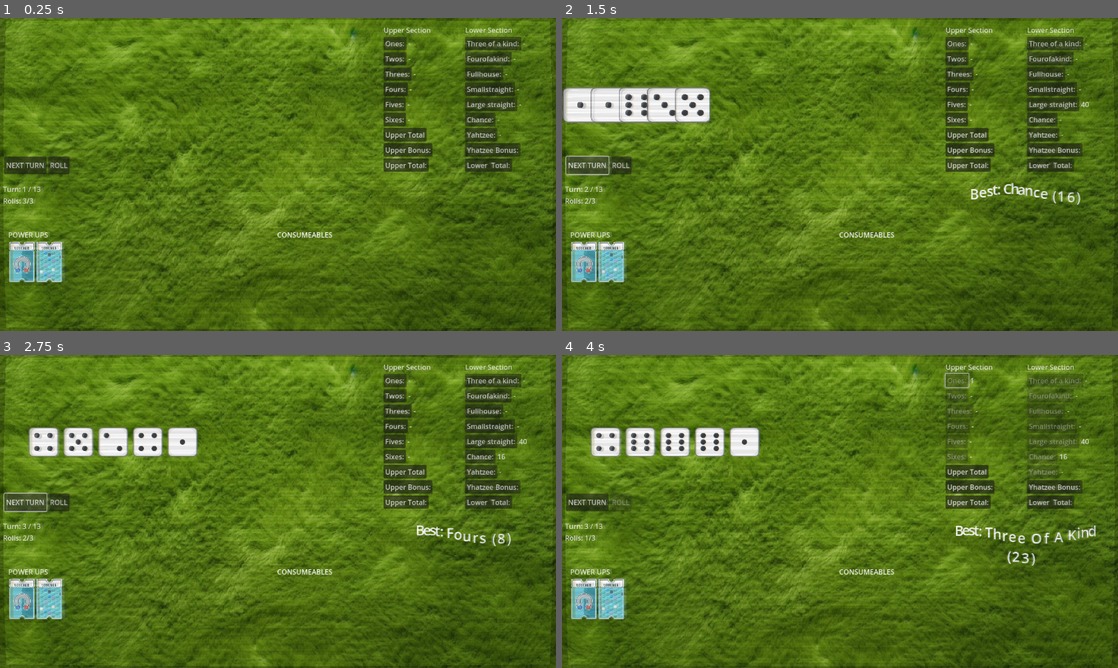
Above: before the commit, frames 1-4 (two rows, left to right).
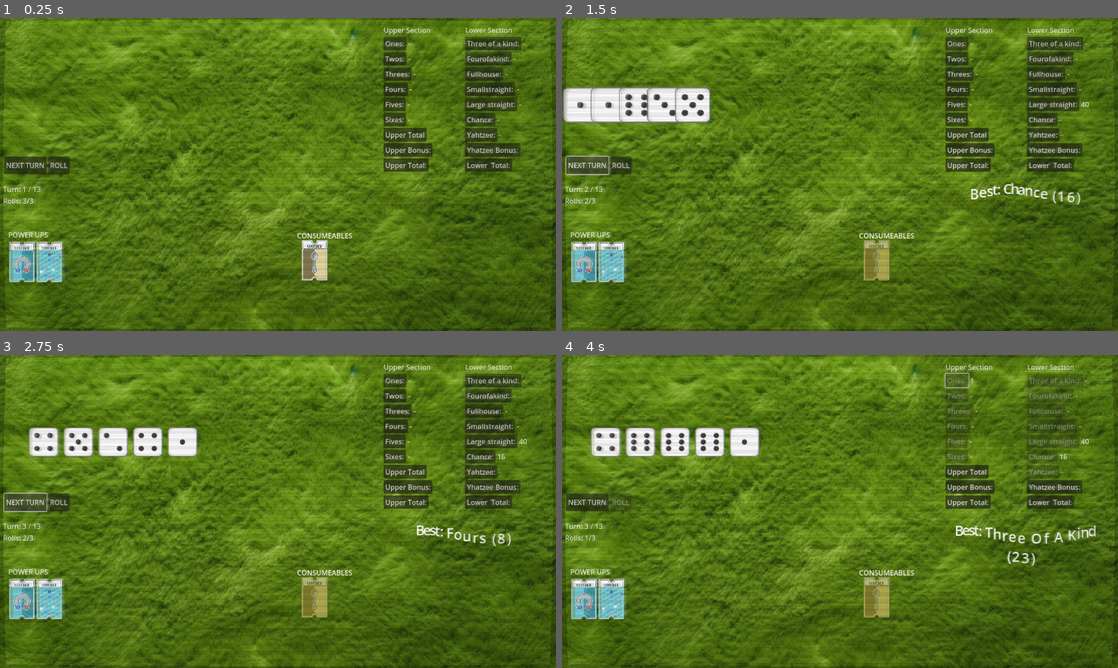
Above: after the commit, the same moments.

Repository: unclemoney/DiceRogue
Game: Godot game, scene res://Tests/PowerUpTest.tscn
Same seed, same stepped clock (60 frames per second), same inputs: the game is played once before the commit and once after it. The project has no main scene, so this scene is started directly. The engine's default icon, where the game draws it, is replaced by a stand-in: a white triangle on a blue panel in a dark square.
Inputs (mouse positions are in pixels of both pictures, inside the frame that each line leads up to):
- Up to frame 1 (0.25 s): no input
- Up to frame 2 (1.5 s): click (878, 259) at 0.52 s; click "NEXT TURN" at 1.25 s
- Up to frame 3 (2.75 s): click "NEXT TURN" at 2 s
- Up to frame 4 (4 s): click "ROLL" at 2.75 s; click "Ones:" at 3.5 s

The runs differ from the first frame. In frame 1, 0.8% of the frame differs, in the area x 49-64%, y 68-84%; in frame 2, 0.8%; in frame 3, 0.8%; in frame 4, 0.8%.

Commit message:
Add consumable system with UI and manager
Introduces a consumable system including Consumable, ConsumableData, and ScoreRerollConsumable scripts, manager, and UI components. Updates GameController to support granting and using consumables, adds related scenes and resources, and integrates consumable handling into tests. Also renames 'consumeable_ui' to 'consumable_ui' for consistency.

Diff:
--- /dev/null
+++ b/Scenes/Consumable/ConsumableIcon.tscn
@@ -0,0 +1,41 @@
+[gd_scene load_steps=4 format=3 uid="uid://b4xf8p7m3ggtb"]
+
+[ext_resource type="Shader" uid="uid://b0mmnawse84b1" path="res://Scripts/Shaders/power_up_ui_highlight.gdshader" id="1_mxrql"]
+[ext_resource type="Script" uid="uid://dpvlp2j2veoy4" path="res://Scripts/Consumable/consumable_icon.gd" id="1_pok6a"]
+
+[sub_resource type="ShaderMaterial" id="ShaderMaterial_q7kf0"]
+shader = ExtResource("1_mxrql")
+shader_parameter/glow_intensity = 0.0
+shader_parameter/glow_color = Color(1, 1, 0, 1)
+
+[node name="ConsumeableIcon" type="TextureButton"]
+material = SubResource("ShaderMaterial_q7kf0")
+anchors_preset = 15
+anchor_right = 1.0
+anchor_bottom = 1.0
+offset_right = -1239.0
+offset_bottom = -677.0
+grow_horizontal = 2
+grow_vertical = 2
+script = ExtResource("1_pok6a")
+
+[node name="LabelBg" type="PanelContainer" parent="."]
+layout_mode = 1
+anchors_preset = 8
+anchor_left = 0.5
+anchor_top = 0.5
+anchor_right = 0.5
+anchor_bottom = 0.5
+offset_left = -20.0
+offset_top = -20.0
+offset_right = 20.0
+offset_bottom = 20.0
+grow_horizontal = 2
+grow_vertical = 2
+
+[node name="HoverLabel" type="Label" parent="LabelBg"]
+layout_mode = 2
+
+[connection signal="mouse_entered" from="." to="." method="_on_mouse_entered"]
+[connection signal="mouse_exited" from="." to="." method="_on_mouse_exited"]
+[connection signal="pressed" from="." to="." method="_on_pressed"]
--- /dev/null
+++ b/Scenes/Consumable/ScoreRerollConsumable.tscn
@@ -0,0 +1,6 @@
+[gd_scene load_steps=2 format=3 uid="uid://dbm515dh3082i"]
+
+[ext_resource type="Script" uid="uid://buo605tguvnyq" path="res://Scripts/Consumable/score_reroll_consumable.gd" id="1_0vvvl"]
+
+[node name="ScoreRerollConsumable" type="Node"]
+script = ExtResource("1_0vvvl")
--- a/Scenes/Controller/game_controller.tscn
+++ b/Scenes/Controller/game_controller.tscn
@@ -6,3 +6,5 @@
 script = ExtResource("1_paydd")
 
 [node name="PowerUpContainer" type="Node2D" parent="."]
+
+[node name="ConsumableContainer" type="Node2D" parent="."]
--- /dev/null
+++ b/Scenes/Managers/consumable_manager.tscn
@@ -0,0 +1,6 @@
+[gd_scene load_steps=2 format=3 uid="uid://c2brbu8nl4tvq"]
+
+[ext_resource type="Script" uid="uid://do4monceted6m" path="res://Scripts/Managers/ConsumableManager.gd" id="1_ly1vs"]
+
+[node name="ConsumableManager" type="Node2D"]
+script = ExtResource("1_ly1vs")
--- a/Scenes/UI/consumeable_ui.tscn
+++ b/Scenes/UI/consumable_ui.tscn
@@ -1,8 +1,8 @@
 [gd_scene load_steps=2 format=3 uid="uid://dv0gypvmv4bb"]
 
-[ext_resource type="Script" uid="uid://ci1p8hb3o3ol4" path="res://Scripts/UI/power_up_ui.gd" id="1_1bwr7"]
+[ext_resource type="Script" uid="uid://cjxupagn6l5ew" path="res://Scripts/UI/consumable_ui.gd" id="1_ske02"]
 
-[node name="ConsumeableUI" type="Control"]
+[node name="ConsumableUI" type="Control"]
 layout_mode = 3
 anchors_preset = 15
 anchor_right = 1.0
@@ -10,7 +10,7 @@
 grow_horizontal = 2
 grow_vertical = 2
 mouse_filter = 2
-script = ExtResource("1_1bwr7")
+script = ExtResource("1_ske02")
 
 [node name="Label" type="Label" parent="."]
 layout_mode = 0
--- /dev/null
+++ b/Scripts/Consumable/Consumable.gd
@@ -0,0 +1,10 @@
+extends Node
+class_name Consumable
+
+@export var id: String
+
+func apply(target) -> void:
+	push_error("Consumable.apply() must be overridden")
+
+func consume() -> void:
+	queue_free()
--- /dev/null
+++ b/Scripts/Consumable/ConsumableData.gd
@@ -0,0 +1,8 @@
+extends Resource
+class_name ConsumableData
+
+@export var id: String
+@export var display_name: String
+@export var description: String
+@export var icon: Texture2D
+@export var scene: PackedScene
--- /dev/null
+++ b/Scripts/Consumable/ScoreReroll.tres
@@ -0,0 +1,18 @@
+[gd_resource type="Resource" script_class="ConsumableData" load_steps=5 format=3 uid="uid://bdbldxuf65trw"]
+
+[ext_resource type="Texture2D" uid="uid://cdusovknauh8j" path="res://Resources/Art/Powerups/ExtraRolls.png" id="1_70u7p"]
+[ext_resource type="PackedScene" uid="uid://dbm515dh3082i" path="res://Scenes/Consumable/ScoreRerollConsumable.tscn" id="2_bbh3k"]
+[ext_resource type="Script" uid="uid://wx2i3vixf1m5" path="res://Scripts/Consumable/ConsumableData.gd" id="3_jh1kf"]
+
+[sub_resource type="AtlasTexture" id="AtlasTexture_5xbvx"]
+atlas = ExtResource("1_70u7p")
+region = Rect2(143, 0, 59, 93)
+
+[resource]
+script = ExtResource("3_jh1kf")
+id = "score_reroll"
+display_name = "Score Reroll"
+description = "Change up a score already used"
+icon = SubResource("AtlasTexture_5xbvx")
+scene = ExtResource("2_bbh3k")
+metadata/_custom_type_script = "uid://wx2i3vixf1m5"
--- /dev/null
+++ b/Scripts/Consumable/consumable_icon.gd
@@ -0,0 +1,83 @@
+extends TextureButton
+class_name ConsumableIcon
+
+@export var data: ConsumableData
+@export var glow_intensity: float = 0.5
+
+@onready var hover_label: Label = $LabelBg/HoverLabel
+@onready var label_bg: PanelContainer = $LabelBg
+
+var _shader_material: ShaderMaterial
+
+signal consumable_used(consumable_id: String)
+
+func _ready() -> void:
+	if not has_node("LabelBg/HoverLabel"):
+		push_error("Missing HoverLabel")
+		return
+
+	label_bg.visible = false
+
+	# Only call _apply_data if we have data
+	if data:
+		_apply_data()
+	else:
+		texture_normal = preload("res://icon.svg")
+
+	connect("mouse_entered", Callable(self, "_on_mouse_entered"))
+	connect("mouse_exited", Callable(self, "_on_mouse_exited"))
+	connect("pressed", Callable(self, "_on_pressed"))
+
+	# Setup shader material
+	_shader_material = ShaderMaterial.new()
+	_shader_material.shader = preload("res://Scripts/Shaders/power_up_ui_highlight.gdshader")
+	_shader_material.set_shader_parameter("glow_intensity", 0.0)
+	material = _shader_material
+
+func set_data(new_data: ConsumableData) -> void:
+	data = new_data
+	if data and data.icon:
+		texture_normal = data.icon
+	else:
+		push_warning("ConsumableIcon: No icon texture provided")
+		texture_normal = preload("res://icon.svg")
+
+	if hover_label and data:
+		hover_label.text = data.display_name
+
+func _apply_data() -> void:
+	if not data:
+		push_warning("ConsumableIcon: No data set during _apply_data()")
+		texture_normal = preload("res://icon.svg")
+		if hover_label:
+			hover_label.text = "No Name"
+		return
+
+	if data.icon:
+		texture_normal = data.icon
+	else:
+		push_warning("ConsumableIcon: No icon texture in data")
+		texture_normal = preload("res://icon.svg")
+
+	if hover_label:
+		hover_label.text = data.display_name
+
+func _on_mouse_entered() -> void:
+	label_bg.visible = true
+	label_bg.modulate.a = 0.0
+	label_bg.scale = Vector2(0.8, 0.8)
+
+	var t = get_tree().create_tween()
+	t.tween_property(label_bg, "modulate:a", 1.0, 0.15)
+	t.tween_property(label_bg, "scale", Vector2(1.2, 1.2), 0.2)
+	t.tween_property(label_bg, "scale", Vector2(1, 1), 0.1)
+	t.parallel().tween_property(_shader_material, "shader_parameter/glow_intensity", 0.5, 0.1)
+
+func _on_mouse_exited() -> void:
+	var t = get_tree().create_tween()
+	t.tween_property(label_bg, "modulate:a", 0.0, 0.15)
+	t.parallel().tween_property(_shader_material, "shader_parameter/glow_intensity", 0.0, 0.1)
+
+func _on_pressed() -> void:
+	emit_signal("consumable_used", data.id)
+	queue_free()  # Remove the icon when used
--- /dev/null
+++ b/Scripts/Consumable/score_reroll_consumable.gd
@@ -0,0 +1,11 @@
+extends Consumable
+class_name ScoreRerollConsumable
+
+func apply(target) -> void:
+	var game_controller = target as Node
+	if game_controller:
+		var score_card_ui = game_controller.get_node(game_controller.score_card_ui_path)
+		if score_card_ui:
+			score_card_ui.allow_extra_score()
+	else:
+		push_error("[ScoreReroll] Invalid target passed to apply()")
--- a/Scripts/Core/game_controller.gd
+++ b/Scripts/Core/game_controller.gd
@@ -3,22 +3,32 @@
 
 signal power_up_granted(id: String, power_up: PowerUp)
 signal power_up_revoked(id: String)
+signal consumable_used(id: String, consumable: Consumable)
 
-# Single active instance per id; if you need multiples later, switch to Array mapping.
+# Active power-ups and consumables in the game dictionaries
 var active_power_ups: Dictionary = {}  # id -> PowerUp
+var active_consumables: Dictionary = {}  # id -> Consumable
 
 # Centralized, explicit NodePaths (tweak in Inspector if scene changes)
-@export var dice_hand_path: NodePath         = ^"../DiceHand"
-@export var turn_tracker_path: NodePath      = ^"../TurnTracker"
-@export var power_up_manager_path: NodePath  = ^"../PowerUpManager"
-@export var power_up_ui_path: NodePath       = ^"../PowerUpUI"
+@export var dice_hand_path: NodePath          = ^"../DiceHand"
+@export var turn_tracker_path: NodePath       = ^"../TurnTracker"
+@export var power_up_manager_path: NodePath   = ^"../PowerUpManager"
+@export var power_up_ui_path: NodePath        = ^"../PowerUpUI"
 @export var power_up_container_path: NodePath = ^"PowerUpContainer"
+@export var consumable_manager_path: NodePath = ^"../ConsumableManager"
+@export var consumable_ui_path: NodePath      = ^"../ConsumableUI"
+@export var consumable_container_path: NodePath = ^"ConsumableContainer"
+@export var score_card_ui_path: NodePath = ^"../ScoreCardUI"
 
+@onready var consumable_manager: ConsumableManager = get_node(consumable_manager_path)
+@onready var consumable_ui: ConsumableUI = get_node(consumable_ui_path)
+@onready var consumable_container: Node  = get_node(consumable_container_path)
 @onready var dice_hand: DiceHand         = get_node(dice_hand_path) as DiceHand
 @onready var turn_tracker: TurnTracker   = get_node(turn_tracker_path) as TurnTracker
 @onready var pu_manager: PowerUpManager  = get_node(power_up_manager_path) as PowerUpManager
 @onready var powerup_ui: PowerUpUI       = get_node(power_up_ui_path) as PowerUpUI
 @onready var power_up_container: Node    = get_node(power_up_container_path)
+@onready var score_card_ui = get_node(score_card_ui_path)
 
 const STARTING_POWER_UP_IDS := ["extra_dice", "extra_rolls"]
 
@@ -44,6 +54,7 @@
 
 func _on_game_start() -> void:
 	spawn_starting_powerups()
+	grant_consumable("score_reroll")
 
 func grant_power_up(id: String) -> void:
 	# 1) Spawn logic via scene manager
@@ -99,3 +110,49 @@
 			pu.remove(turn_tracker)
 		_:
 			push_error("Unknown target for power-up: %s" % power_up_id)
+
+func grant_consumable(id: String) -> void:
+	print("Granting consumable:", id)
+
+	var consumable := consumable_manager.spawn_consumable(id, consumable_container) as Consumable
+	if consumable == null:
+		push_error("Failed to spawn Consumable '%s'" % id)
+		return
+
+	active_consumables[id] = consumable
+
+	# Add to UI with null checks
+	var def: ConsumableData = consumable_manager.get_def(id)
+	if not def:
+		push_error("No ConsumableData found for '%s'" % id)
+		return
+
+	var icon = consumable_ui.add_consumable(def)
+	if not icon:
+		push_error("Failed to create UI icon for consumable '%s'" % id)
+		return
+
+	# Connect signal only if we have a valid icon
+	icon.consumable_used.connect(_on_consumable_used)
+
+
+# Modify the consumable used handler
+func _on_consumable_used(consumable_id: String) -> void:
+	var consumable = active_consumables.get(consumable_id)
+	if not consumable:
+		push_error("No Consumable found for id: %s" % consumable_id)
+		return
+
+	match consumable_id:
+		"score_reroll":
+			if score_card_ui:
+				consumable.apply(self)
+			else:
+				push_error("GameController: score_card_ui not found!")
+		_:
+			push_error("Unknown consumable type: %s" % consumable_id)
+
+	# Remove the consumable after use
+	consumable.consume()
+	active_consumables.erase(consumable_id)
+	emit_signal("consumable_used", consumable_id, consumable)
--- /dev/null
+++ b/Scripts/Managers/ConsumableManager.gd
@@ -0,0 +1,47 @@
+extends Node
+class_name ConsumableManager
+
+@export var consumable_defs: Array[ConsumableData] = []
+var _defs_by_id := {}
+
+func _ready() -> void:
+	print("ConsumableManager: defs count =", consumable_defs.size())
+	for i in range(consumable_defs.size()):
+		var d = consumable_defs[i]
+		if d == null:
+			push_error("ConsumableManager: consumable_defs[%d] is null!" % i)
+		else:
+			print("  slot %d → %s (id='%s')" % [i, d, d.id])
+			_defs_by_id[d.id] = d
+
+func spawn_consumable(id: String, parent: Node) -> Consumable:
+	print("ConsumableManager.spawn_consumable(): id='%s', parent='%s'" % [id, parent.name])
+	var def = _defs_by_id.get(id, null)
+	if def == null:
+		push_error("ConsumableManager.spawn_consumable(): no data found for id '%s'" % id)
+		return null
+
+	if def.scene == null:
+		push_error("ConsumableManager.spawn_consumable(): ConsumableData[%s].scene is null" % id)
+		print("  Scene path:", def.scene.resource_path if def.scene else "null")
+		return null
+
+	print("Attempting to instantiate scene:", def.scene.resource_path)
+	print("Scene validity check:", def.scene.can_instantiate())
+
+	var inst = def.scene.instantiate()
+	print("Raw instance type:", inst.get_class())
+	print("Script path:", inst.get_script().resource_path)
+	print("Parent script:", inst.get_script().get_base_script().resource_path if inst.get_script().get_base_script() else "null")
+
+	var consumable_inst = inst as Consumable
+	if consumable_inst == null:
+		push_error("ConsumableManager.spawn_consumable(): failed to instantiate scene for '%s'" % id)
+		print("  Instantiation failed, scene might not inherit from Consumable")
+		return null
+
+	parent.add_child(consumable_inst)
+	return consumable_inst
+
+func get_def(id: String) -> ConsumableData:
+	return _defs_by_id.get(id)
--- /dev/null
+++ b/Scripts/UI/consumable_ui.gd
@@ -0,0 +1,33 @@
+extends Control
+class_name ConsumableUI
+
+@export var consumable_icon_scene: PackedScene
+
+func _ready() -> void:
+	if not consumable_icon_scene:
+		push_error("ConsumableUI: consumable_icon_scene not set in inspector!")
+
+func add_consumable(data: ConsumableData) -> ConsumableIcon:
+	if not consumable_icon_scene:
+		push_error("ConsumableUI: consumable_icon_scene not set!")
+		print("  Scene path expected: res://Scenes/UI/ConsumableIcon.tscn")
+		return null
+
+	print("Adding consumable to UI:", data.id)
+	print("  Using scene:", consumable_icon_scene.resource_path)
+	var icon = consumable_icon_scene.instantiate() as ConsumableIcon
+	if not icon:
+		push_error("ConsumableUI: Failed to instantiate ConsumableIcon")
+		return null
+
+	add_child(icon)
+	icon.set_data(data)
+
+	# Set default position if needed
+	icon.position = Vector2(40, 40)  # Adjust these values
+	# Or use anchors/margins if using Control nodes
+	#icon.anchor_left = 0
+	#icon.anchor_top = 0
+	#icon.offset_left = 30
+	#icon.offset_top = 30
+	return icon
--- a/Scripts/UI/consumeable_ui.gd
+++ /dev/null
@@ -1 +0,0 @@
-extends Control
--- a/Tests/PowerUpTest.tscn
+++ b/Tests/PowerUpTest.tscn
@@ -11,13 +11,16 @@
 [ext_resource type="PackedScene" uid="uid://df1otdcd66xb5" path="res://Scenes/UI/turn_tracker_ui.tscn" id="8_10srq"]
 [ext_resource type="PackedScene" uid="uid://sliaarrkymdo" path="res://Scenes/UI/score_card_ui.tscn" id="9_c4a2y"]
 [ext_resource type="PackedScene" uid="uid://lc4xqvsxdnpy" path="res://Scenes/UI/game_button_ui.tscn" id="10_dd2ak"]
+[ext_resource type="PackedScene" uid="uid://dv0gypvmv4bb" path="res://Scenes/UI/consumable_ui.tscn" id="11_03inb"]
 [ext_resource type="PackedScene" uid="uid://bhv7dyrckqhk6" path="res://Scenes/UI/power_up_ui.tscn" id="11_b7ne7"]
-[ext_resource type="PackedScene" uid="uid://dv0gypvmv4bb" path="res://Scenes/UI/consumeable_ui.tscn" id="12_10srq"]
-[ext_resource type="Script" uid="uid://cjxupagn6l5ew" path="res://Scripts/UI/consumeable_ui.gd" id="13_c4a2y"]
 [ext_resource type="PackedScene" uid="uid://b0h68l2hpjf3o" path="res://Scenes/PowerUp/power_up_manager.tscn" id="13_lu5kq"]
 [ext_resource type="Script" uid="uid://b4upm4dbvhukm" path="res://Scripts/PowerUps/PowerUpData.gd" id="13_lulgc"]
 [ext_resource type="Resource" uid="uid://b1kspojq1dh26" path="res://Scripts/PowerUps/ExtraDice.tres" id="14_lybb4"]
+[ext_resource type="PackedScene" uid="uid://b4xf8p7m3ggtb" path="res://Scenes/Consumable/ConsumableIcon.tscn" id="14_sh2dr"]
 [ext_resource type="Resource" uid="uid://cgeradia34lyw" path="res://Scripts/PowerUps/ExtraRolls.tres" id="15_10srq"]
+[ext_resource type="PackedScene" uid="uid://c2brbu8nl4tvq" path="res://Scenes/Managers/consumable_manager.tscn" id="17_dd2ak"]
+[ext_resource type="Script" uid="uid://wx2i3vixf1m5" path="res://Scripts/Consumable/ConsumableData.gd" id="20_sh2dr"]
+[ext_resource type="Resource" uid="uid://bdbldxuf65trw" path="res://Scripts/Consumable/ScoreReroll.tres" id="21_4hepw"]
 
 [node name="Node2D" type="Node2D"]
 script = ExtResource("1_kq0ch")
@@ -69,20 +72,23 @@
 offset_right = 883.0
 offset_bottom = 56.0
 
+[node name="ConsumableUI" parent="." instance=ExtResource("11_03inb")]
+offset_left = 684.0
+offset_top = 517.0
+offset_right = 1260.0
+offset_bottom = 716.0
+consumable_icon_scene = ExtResource("14_sh2dr")
+
 [node name="PowerUpUI" parent="." instance=ExtResource("11_b7ne7")]
 offset_left = 19.0
 offset_top = 515.0
 offset_right = 612.0
 offset_bottom = 720.0
 
-[node name="ConsumeableUI" parent="." instance=ExtResource("12_10srq")]
-offset_left = 638.0
-offset_top = 515.0
-offset_right = 1273.0
-offset_bottom = 718.0
-script = ExtResource("13_c4a2y")
-
 [node name="GameController" parent="." instance=ExtResource("2_b7ne7")]
 
 [node name="PowerUpManager" parent="." instance=ExtResource("13_lu5kq")]
 power_up_defs = Array[ExtResource("13_lulgc")]([ExtResource("14_lybb4"), ExtResource("15_10srq")])
+
+[node name="ConsumableManager" parent="." instance=ExtResource("17_dd2ak")]
+consumable_defs = Array[ExtResource("20_sh2dr")]([ExtResource("21_4hepw")])
--- a/Tests/power_up_test.gd
+++ b/Tests/power_up_test.gd
@@ -10,6 +10,9 @@
 @onready var game_controller: Node     = $GameController
 @onready var pu_manager: PowerUpManager = $"../PowerUpManager"
 @onready var pu_ui: PowerUpUI = $"../PowerUpUI"
+@onready var consumable_ui: ConsumableUI = $ConsumableUI
+@onready var consumable_manager: ConsumableManager = $ConsumableManager
+
 
 func _ready():
 	score_card_ui.bind_scorecard(score_card)
Not shown, added: Scripts/Consumable/Consumable.gd.uid
Not shown, added: Scripts/Consumable/ConsumableData.gd.uid
Not shown, added: Scripts/Consumable/consumable_icon.gd.uid
Not shown, added: Scripts/Consumable/score_reroll_consumable.gd.uid
Not shown, added: Scripts/Managers/ConsumableManager.gd.uid
Renamed: Scripts/UI/consumeable_ui.gd.uid -> Scripts/UI/consumable_ui.gd.uid
Not shown: 1 places in Tests/PowerUpTest.tscn that only renumber resources
